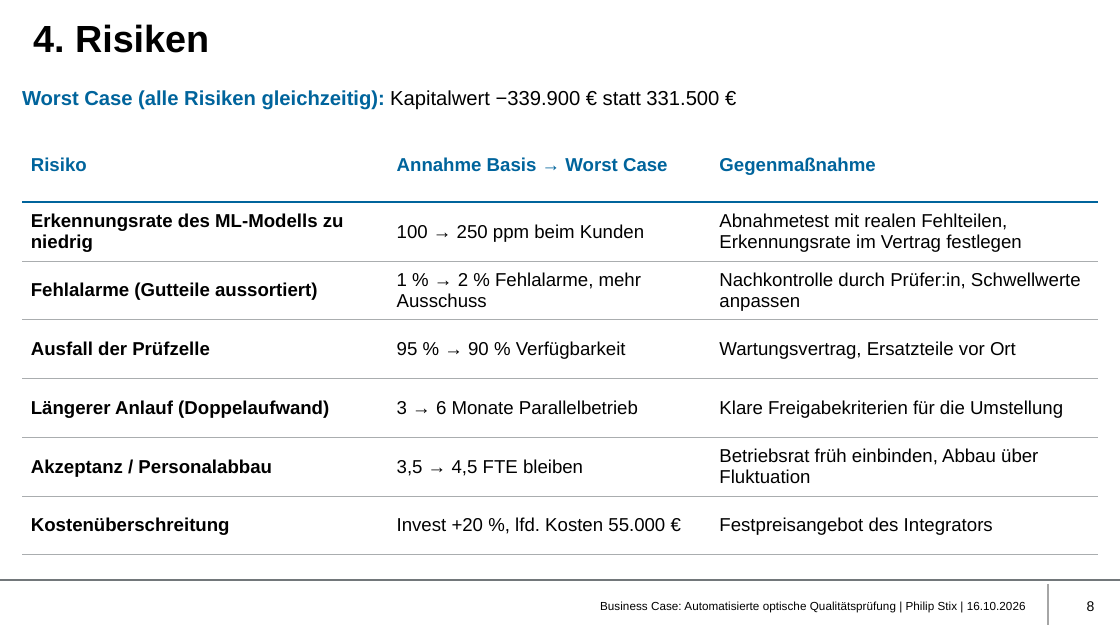
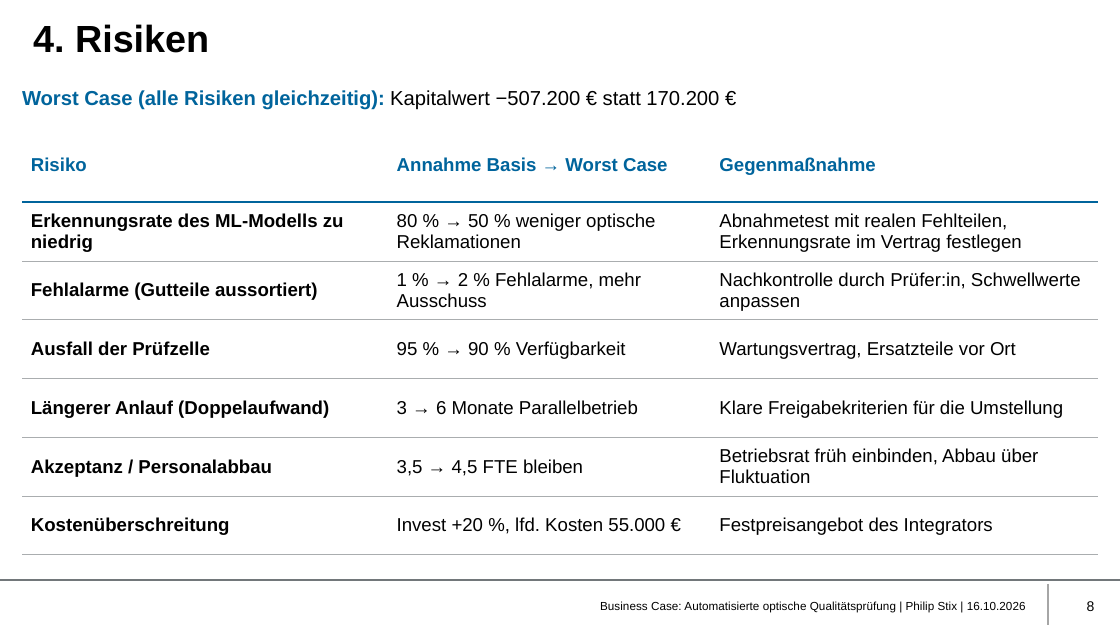
Before and after one commit to philip-stack/MRE3-bGUS, a slide deck: slide 8 of 01 Abgabe/Business Case Qualitätsprüfung - Philip Stix.pptx. Drawn at 1120x630 pixels with LibreOffice and Linux fonts; fonts in the diff are those of the drawing; background and template pictures are left out. Boxes give left, top, right and bottom in pixels: in the first picture for what was removed or moved away, otherwise in the second. Text is boxed around its words. In the diff, an @@ line names an element or a change of style, - is before the commit and + after.

Commit message:
Qualitätskennzahlen überarbeitet: 100 ppm, optische Reklamationen getrennt
Beanstandete Teile beim Kunden 100 statt 800 ppm, Kundenvorgabe 50 ppm. Nur die 10 optisch bedingten von 15 Reklamationen werden durch die Prüfzelle reduziert. Präsentation, Berechnung und README angepasst.

```diff
--- a/01 Abgabe/Business Case Qualitätsprüfung - Philip Stix.pptx
+++ b/01 Abgabe/Business Case Qualitätsprüfung - Philip Stix.pptx
@@ text at (x1=22, y1=90, x2=719, y2=110): text changed @@
-Worst Case (alle Risiken gleichzeitig): Kapitalwert −339.900 € statt 331.500 €
+Worst Case (alle Risiken gleichzeitig): Kapitalwert −507.200 € statt 170.200 €
@@ table at (x1=22, y1=129, x2=1099, y2=556) @@
-row 2, column 2: 100 → 250 ppm beim Kunden
+row 2, column 2: 80 % → 50 % weniger optische Reklamationen
```
Also in this commit, not shown: 6 other slides changed, 2 other files.
